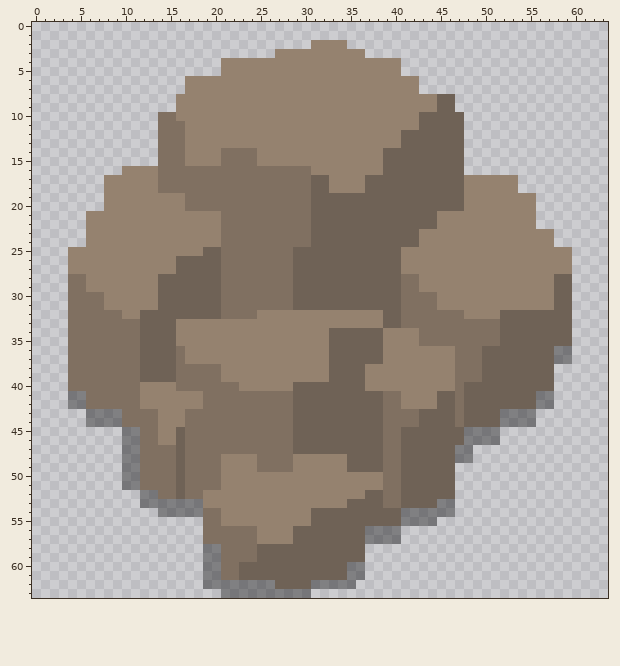
One commit to this pixel-art sprite: img/stones/stone00.png. The picture above was drawn from the file before the commit.
The file is 64x64 pixels.
Once edited:
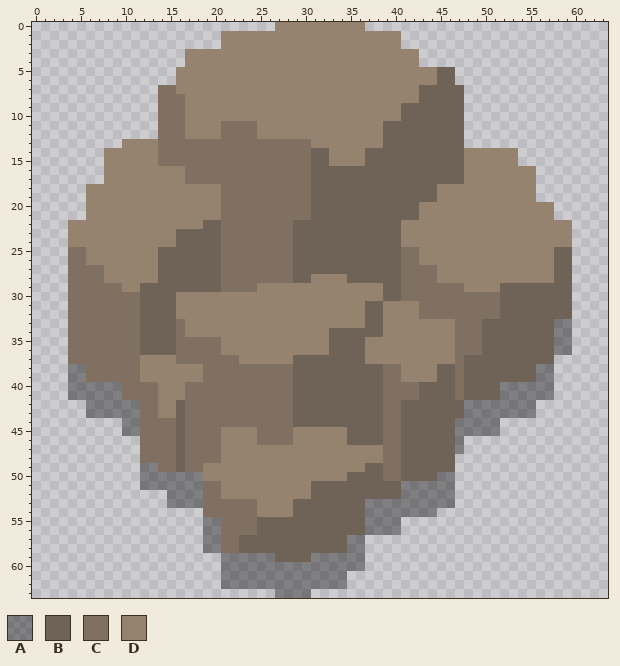
Palette (. is transparent): A #00000060  B #6f6256  C #807061  D #95826f
Changes in this commit:
Changed rows in their new state; - is an unchanged pixel.
first column x 4:
 0 -----------------------DDDDDDDDDD-----------------------
 1 -----------------DDDDDDDDDDDDDDDDDDDD-------------------
 2 -----------------DDDDDDDDDD----DDDDDD-------------------
 3 -------------DDDDDDDDDD----------DDDDDD-----------------
 4 -------------DDDD--------------------DD-----------------
 5 ------------DDDDD--------------------DDDDBB-------------
 6 ------------D--------------------------DDBB-------------
 7 ----------CCD--------------------------BBBBB------------
 8 ----------CCC--------------------------BB--B------------
 9 ----------CCC------------------------BBBB--B------------
10 ------------C------------------------BB-----------------
11 -----------------CCCC--------------BBBB-----------------
12 -----------------CCCC--------------BB-------------------
13 ------DDDD---CCCCCCCCCCCCCC--------BB-------------------
14 ----DDDDDD---CCCC----CCCCCCBB----BB---------DDDDDD------
15 ----DDDDDD---CCCC----CCCCCCBB----BB---------DDDDDD------
16 ----DD----DDD--------------BBBBBBBB---------DDDDDDDD----
17 ----------DDD----------------BBBB-----------------DD----
18 --DD------DDDDDDD------------BBBB--------DDD------DD----
19 --DD---------DDDD------------------------DDD------------
20 --DD---------DDDD----------------------DDDDD--------DD--
21 ---------------------------------------DD-----------DD--
22 DD-------------BB--------BB----------DDDD-----------DDDD
23 DD----------BBBBB--------BB----------DD---------------DD
24 DD----------BBBBB--------BB----------DD---------------DD
25 CC--------BBBBB----------------------CC---------------BB
26 CC--------BB-------------------------CC---------------BB
27 CCCC------BB-------------------------CCCC-------------BB
28 --CC-----------------------DDDD--------CC---------------
29 --CCCC--BB-----------DDDDDDDDDDDDDD----CCCCC----BBBBBB--
30 ----CCCCBB--DDDDDDDDDDDDDDDDDDDDDDD------CCCCCCCBBBBBB--
31 ----CCCCBB--DDDDDDDDDDDDDDDDDDDDD--DDDD--CCCCCCCBBBBBB--
32 ------CC----DDDDDDDDD------------BBDDDD-----CCCC--------
33 ------------C--------------------BBDDDDDDDD---BB------AA
34 ------------C--------------------------DDDD---BB------AA
35 ------------CCCCC----------------DD----DDDD---BB------AA
36 -------------CCCC----------------DD---------------------
37 --------DDDD-CCCCCC------BBBB----DD---------BB--------..
38 AA------DDDDDDD--CCCCCCCCBBBB----BBCC----BB-BB------AA--
39 AA------DDDDDDD--CCCCCCCCBBBB----BBCC----BB-BB------AA--
40 AAAAAA--CC--D------CCCCCC--------BBCCCCBBBB-----AAAAAA--
41 --AAAA--CC---CC----------------------CCBB-------AAAA----
42 ..AAAAAACC--BCC----------------------BBBB--BAAAAAAAA..--
43 ------AA----B------------------------BB----BAAAA--------
44 --....AA--CCB------------------------BB----AAAAA....----
45 ----------CC-----DDDD----DDDDDD------------A------------
46 ------..--CC-----DDDD----DDDDDD------------A....--------
47 ------..---------DDDDDDDDDDDDDDDDDD---------.-----------
48 ------..-------------DDDD------DDDD--------..-----------
49 ------..AA-----DD----DDDD------DD-----------------------
50 ------..AAAAAAADD--------------BBBB------AA-------------
51 ------..AAAAAAA------------BBBBBBBBBBAAAAAA-------------
52 --------...AAAACC----------BBBBBB--BBAAAAAA-------------
53 --------...----CCCCCC----BBBBBB--AAAAAAAA---------------
54 ----------.....--CCCC----BB------AAAA----..-------------
55 ---------------AACCCCBBBBBB------AAAA....---------------
56 ---------------AA----BBBB-------------------------------
57 ---------------AA--BBBBBB------AA....-------------------
58 -------------------BB----------AA-----------------------
59 ---------------..AAAAAA----AAAAAA-----------------------
60 ---------------..AAAAAAAAAAAAAA-------------------------
61 ---------------..AAAAAAAAAAAAAA..-----------------------
62 ---------------..------AAAA----.------------------------
63 -----------------......---------------------------------
Changed places in both pictures, as pixel boxes (x1, y1, x2, y2):
changed: (68, 22, 572, 598)
